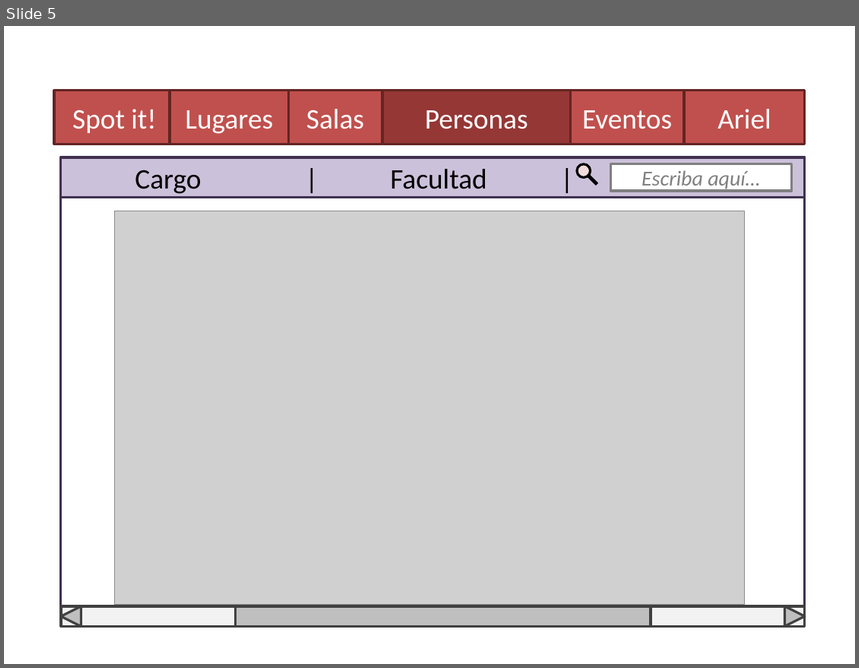
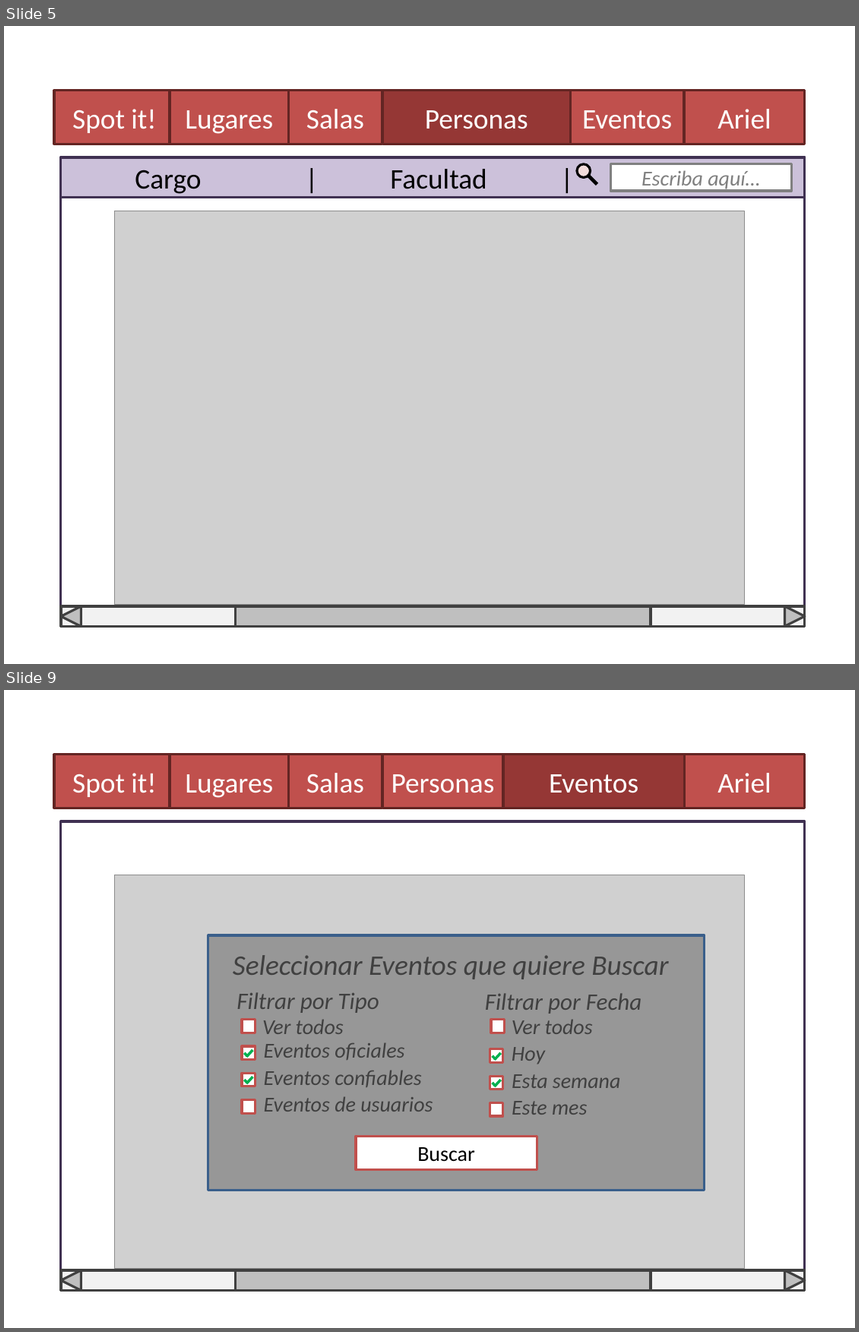
Before and after one commit to Ariel-Perez/Spot-It, a slide deck: Diseño/Spot it - Boceto de Interfaz.pptx. Shown one above the other, each under a label of ours: slide 5 before the commit, slides 5 and 9 after it; the slides between them are not shown. The pictures are 859x668 and 859x1332 pixels, drawn with LibreOffice and Linux fonts; fonts in the diff are those of the drawing; grey boxes stand for pictures. Boxes give left, top, right and bottom in pixels: in the first picture for what was removed or moved away, otherwise in the second. Text is boxed around its words. In the diff, an @@ line names an element or a change of style, - is before the commit and + after.

```diff
--- a/Diseño/Spot it - Boceto de Interfaz.pptx
+++ b/Diseño/Spot it - Boceto de Interfaz.pptx
@@ slide 9 added at bbox=[4, 690, 855, 1328], background #FFFFFF @@
@@ rectangle added at bbox=[54, 755, 175, 809], fill #C0504D, outline #632523 2 pt, 24 pt, text #FFFFFF @@
+Spot it!
@@ rectangle added at bbox=[61, 755, 805, 808], fill #FFFFFF, outline #4F81BD 2 pt @@
@@ rectangle added at bbox=[170, 755, 289, 809], fill #C0504D, outline #632523 2 pt, 24 pt, text #FFFFFF @@
+Lugares
@@ rectangle added at bbox=[289, 755, 382, 809], fill #C0504D, outline #632523 2 pt, 24 pt, text #FFFFFF @@
+Salas
@@ rectangle added at bbox=[382, 755, 503, 809], fill #C0504D, outline #632523 2 pt, 24 pt, text #FFFFFF @@
+Personas
@@ rectangle added at bbox=[503, 755, 685, 809], fill #953735, outline #632523 2 pt, 24 pt, text #FFFFFF @@
+Eventos
@@ rectangle added at bbox=[684, 755, 805, 809], fill #C0504D, outline #632523 2 pt, 24 pt, text #FFFFFF @@
+Ariel
@@ rectangle added at bbox=[61, 822, 805, 1291], fill #FFFFFF, outline #403152 2 pt, 44 pt, text #000000 @@
+MAPA
@@ picture added at bbox=[115, 875, 744, 1270] @@
@@ group added at bbox=[208, 935, 705, 1189]: 11 texts, 10 rectangles, 8 lines @@
+Seleccionar Eventos que quiere Buscar
+Buscar
+Ver todos
+Eventos oficiales
+Eventos confiables
+Eventos de usuarios
+Filtrar por Tipo
+Filtrar por Fecha
+Ver todos
+Hoy
+Esta semana
+Este mes
@@ rectangle added at bbox=[61, 1271, 805, 1291], fill #F2F2F2, outline #404040 2 pt @@
@@ rectangle added at bbox=[61, 1271, 82, 1291], fill #F2F2F2, outline #404040 2 pt @@
@@ triangle added at bbox=[61, 1271, 82, 1291], fill #BFBFBF, outline #404040 2 pt @@
@@ rectangle added at bbox=[236, 1271, 651, 1291], fill #BFBFBF, outline #404040 2 pt @@
@@ rectangle added at bbox=[785, 1271, 805, 1291], fill #F2F2F2, outline #404040 2 pt @@
@@ triangle added at bbox=[785, 1271, 805, 1291], fill #BFBFBF, outline #404040 2 pt @@
```
Also in this commit, not shown: 3 slides changed, 1 other file.
